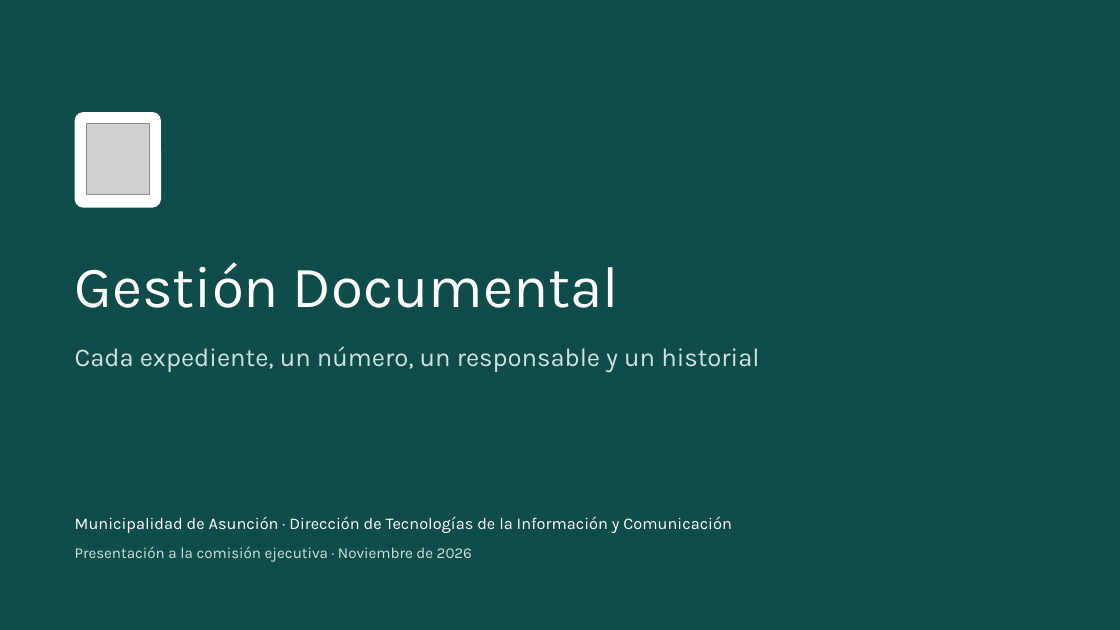
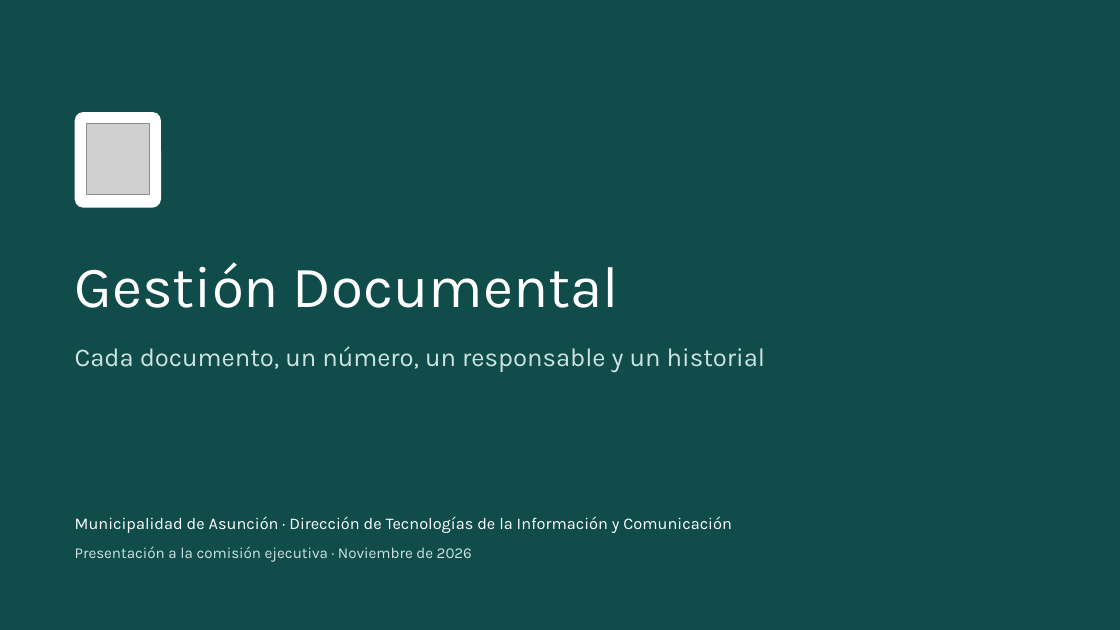
Before and after one commit to YumitoAcosta7/gestion-documental, a slide deck: slide 1 of docs/material/Presentacion-Gestion-Documental.pptx. Drawn at 1120x630 pixels with LibreOffice and Linux fonts; fonts in the diff are those of the drawing; grey boxes stand for pictures. Boxes give left, top, right and bottom in pixels: in the first picture for what was removed or moved away, otherwise in the second. Text is boxed around its words. In the diff, an @@ line names an element or a change of style, - is before the commit and + after.

```diff
--- a/docs/material/Presentacion-Gestion-Documental.pptx
+++ b/docs/material/Presentacion-Gestion-Documental.pptx
@@ text at box(75, 346, 765, 372): text changed @@
-Cada expediente, un número, un responsable y un historial
+Cada documento, un número, un responsable y un historial
```
Also in this commit, not shown: 11 other slides changed, 3 slides added, 27 other files.
